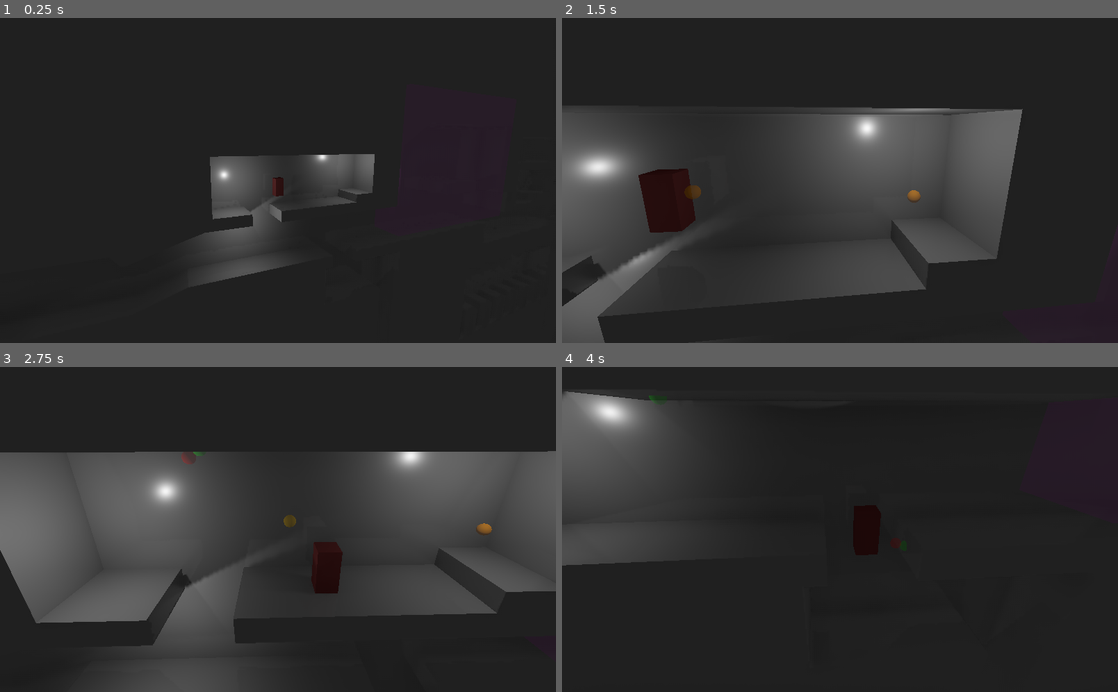
Above: before the commit, frames 1-4 (two rows, left to right).
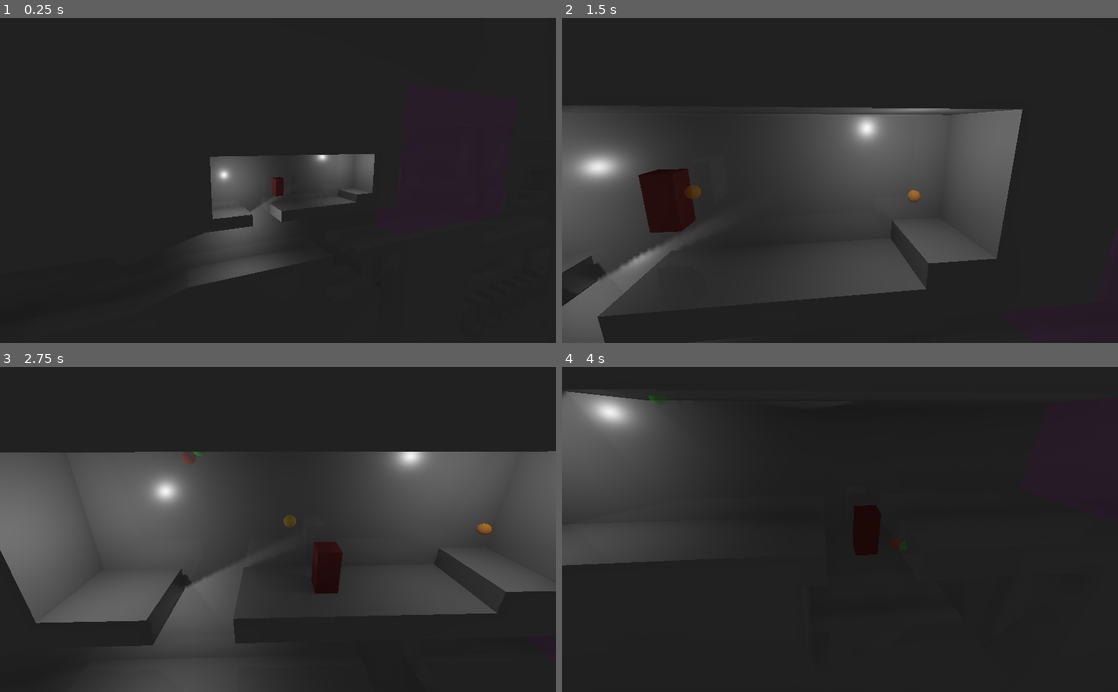
Above: after the commit, the same moments.

Repository: pfirsich/GameOff2019
Game: Godot game, scene res://Main.tscn
The game is run twice, just before and just after one commit, with the same random seed, the same clock (stepped at 60 frames per second) and the same inputs.
Inputs (mouse positions are in pixels of both pictures, inside the frame that each line leads up to):
- Up to frame 1 (0.25 s): no input
- Up to frame 2 (1.5 s): move the mouse to (962, 164) at 0.52 s; hold D (move_right) 0.53-1.28 s; click (962, 164) at 0.6 s; tap Space (jump) at 0.77 s; move the mouse to (728, 196) at 1.27 s; hold A (move_left) from 1.28 s (still down); click (728, 196) at 1.35 s
- Up to frame 3 (2.75 s): tap Space (jump) at 1.52 s; move the mouse to (333, 458) at 2.02 s; release A (move_left) at 2.03 s; hold D (move_right) from 2.03 s (still down); click (333, 458) at 2.1 s
- Up to frame 4 (4 s): move the mouse to (812, 594) at 2.77 s; click (812, 594) at 2.85 s; tap Space (jump) at 3.02, 3.77 s; move the mouse to (1006, 578) at 3.52 s; release D (move_right) at 3.53 s; hold A (move_left) from 3.53 s (still down); click (1006, 578) at 3.6 s

The runs differ from the first frame. In frame 1, less than 0.1% of the frame differs, in the area x 0-100%, y 0-100%; in frame 2, less than 0.1%; in frame 3, less than 0.1%; in frame 4, less than 0.1%.

Commit message:
Add star skybox

Diff:
--- a/godot/default_env.tres
+++ b/godot/default_env.tres
@@ -1,7 +1,13 @@
-[gd_resource type="Environment" format=2]
+[gd_resource type="Environment" load_steps=3 format=2]
+
+[ext_resource path="res://textures/skybox.png" type="Texture" id=1]
+
+[sub_resource type="PanoramaSky" id=1]
+panorama = ExtResource( 1 )
 
 [resource]
 background_mode = 2
+background_sky = SubResource( 1 )
 ambient_light_color = Color( 0.498039, 0.498039, 0.498039, 1 )
 ambient_light_energy = 0.26
 ambient_light_sky_contribution = 0.0
Binary file added: godot/textures/skybox.png
Not shown, added: godot/textures/skybox.png.import
